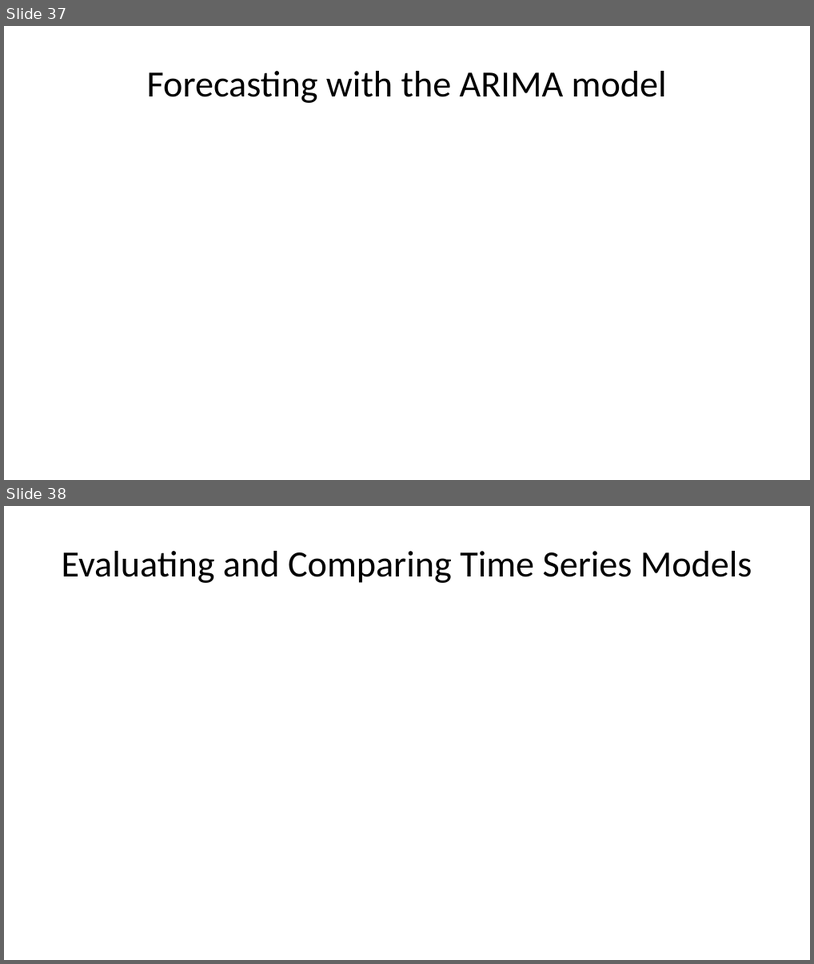
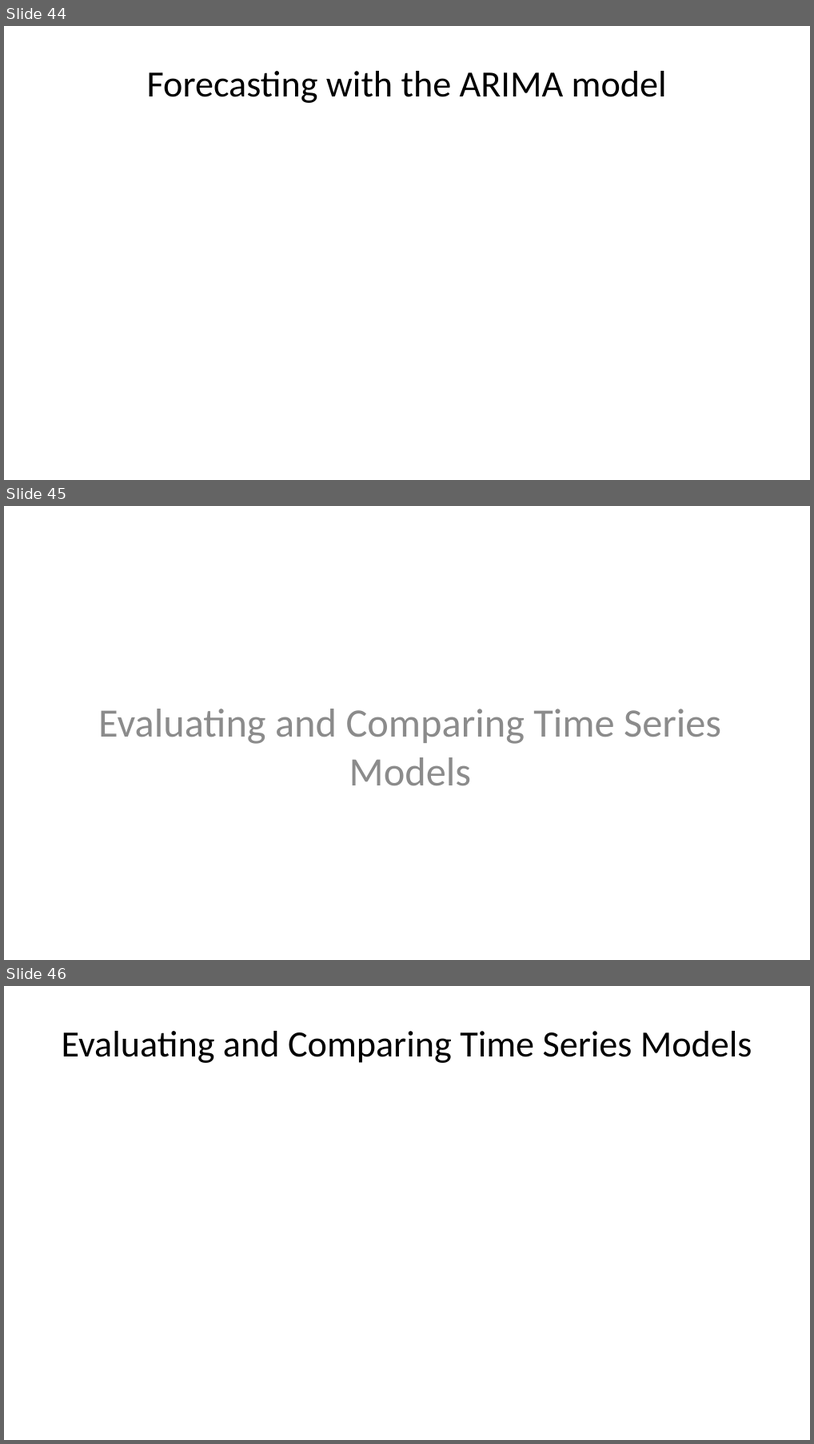
Before and after one commit to StephenElston/CSCI-E-83, a slide deck: LectureSlides/12_IntroductionToTimeSeriesForecasting.pptx. Shown one above the other, each under a label of ours: slides 37 and 38 before the commit, slides 44, 45 and 46 after it. The pictures are 814x964 and 814x1444 pixels, drawn with LibreOffice and Linux fonts; fonts in the diff are those of the drawing; grey boxes stand for pictures. Boxes give left, top, right and bottom in pixels: in the first picture for what was removed or moved away, otherwise in the second. Text is boxed around its words. In the diff, an @@ line names an element or a change of style, - is before the commit and + after.

```diff
--- a/LectureSlides/12_IntroductionToTimeSeriesForecasting.pptx
+++ b/LectureSlides/12_IntroductionToTimeSeriesForecasting.pptx
@@ slide 45 added at <box>4,506,810,960</box>, background #FFFFFF @@
@@ text added at <box>98,708,722,785</box>, 36 pt, text #8C8C8C @@
+Evaluating and Comparing Time Series Models
@@ what was slide 37 is now slide 44 @@
@@ what was slide 38 is now slide 46 @@
```
Also in this commit, not shown: 12 slides changed, 10 other slides added.
